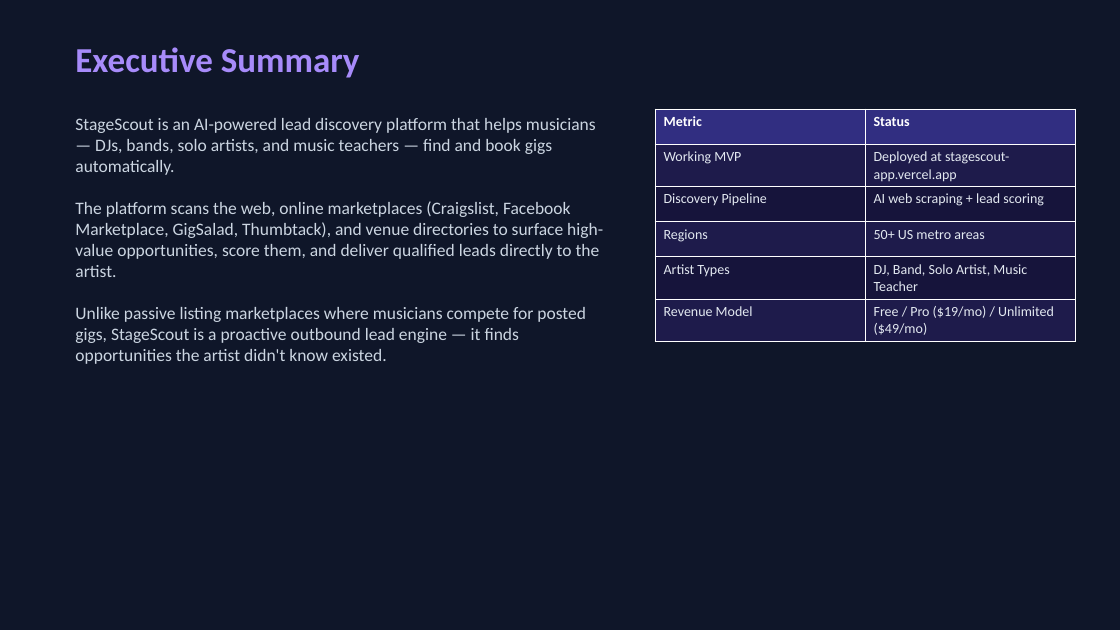
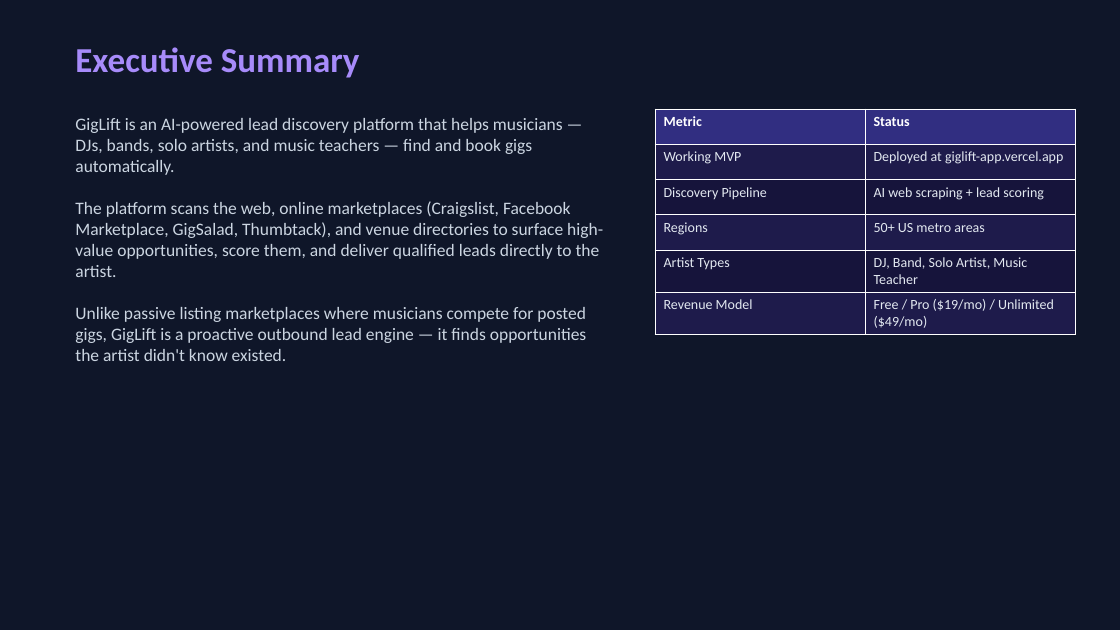
Before and after one commit to bthornley/dj-agent, a slide deck: slide 4 of data/docs/business/GigLift_Business_Plan.pptx. Drawn at 1120x630 pixels with LibreOffice and Linux fonts; fonts in the diff are those of the drawing. Boxes give left, top, right and bottom in pixels: in the first picture for what was removed or moved away, otherwise in the second. Text is boxed around its words. In the diff, an @@ line names an element or a change of style, - is before the commit and + after.

Commit message:
fix: purge all StageScout references from business PPTX files
Replaced 15 instances across Business Plan (8) and Pitch Deck (7).
StageScout should never be used in this project again.

```diff
--- a/data/docs/business/GigLift_Business_Plan.pptx
+++ b/data/docs/business/GigLift_Business_Plan.pptx
@@ text at [75, 118, 603, 361]: text changed @@
-StageScout is an AI-powered lead discovery platform that helps musicians — DJs, bands, solo artists, and music teachers — find and book gigs automatically.
-The platform scans the web, online marketplaces (Craigslist, Facebook Marketplace, GigSalad, Thumbtack), and venue directories to surface high-value opportunities, score them, and deliver qualified leads directly to the artist.
-Unlike passive listing marketplaces where musicians compete for posted gigs, StageScout is a proactive outbound lead engine — it finds opportunities the artist didn't know existed.
+GigLift is an AI-powered lead discovery platform that helps musicians — DJs, bands, solo artists, and music teachers — find and book gigs automatically.
+The platform scans the web, online marketplaces (Craigslist, Facebook Marketplace, GigSalad, Thumbtack), and venue directories to surface high-value opportunities, score them, and deliver qualified leads directly to the artist.
+Unlike passive listing marketplaces where musicians compete for posted gigs, GigLift is a proactive outbound lead engine — it finds opportunities the artist didn't know existed.
@@ table at [655, 109, 1075, 332] @@
-row 2, column 2: Deployed at stagescout-app.vercel.app
+row 2, column 2: Deployed at giglift-app.vercel.app
```
Also in this commit, not shown: 3 other slides changed, 1 other file.
